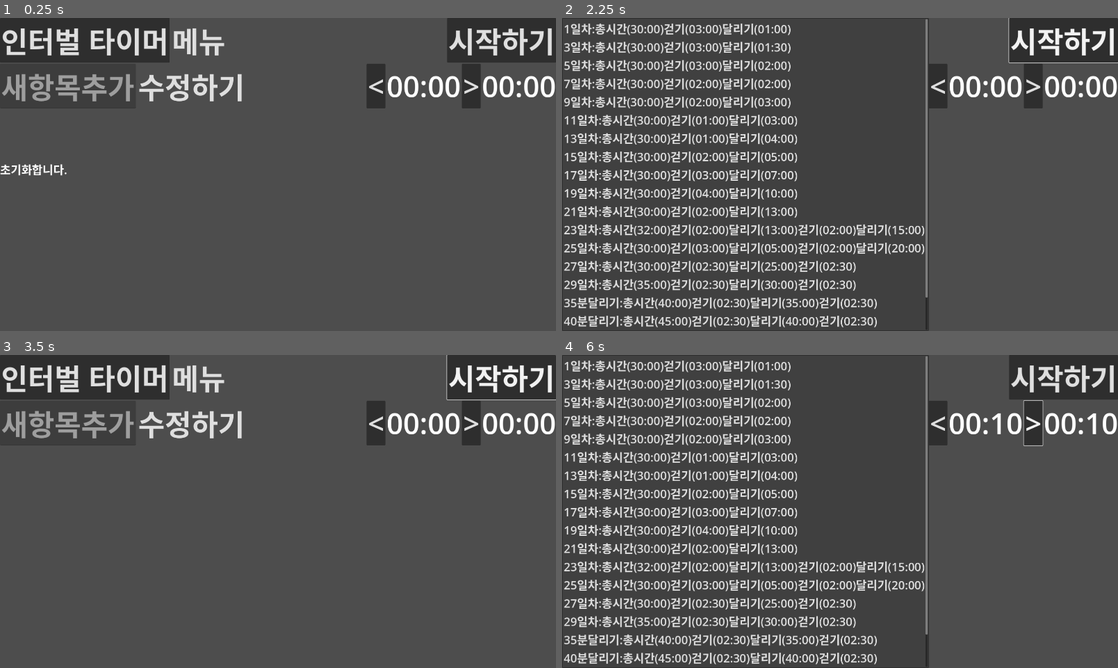
Above: before the commit, frames 1-4 (two rows, left to right).
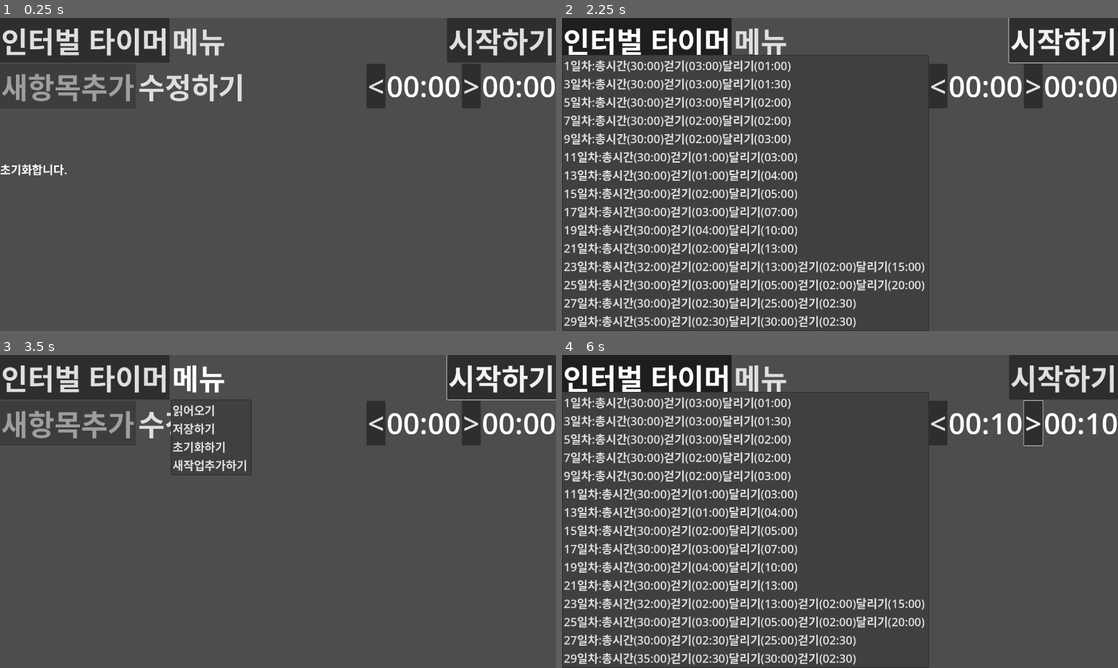
Above: after the commit, the same moments.

Repository: kasworld/maranic
Game: Godot game, scene res://main.tscn
Two runs of this game, one before a commit and one after it. Both use one fixed random seed, a clock stepped at 60 frames per second and the inputs below.
Inputs:
- Up to frame 1 (0.25 s): no input
- Up to frame 2 (2.25 s): click "시작하기" at 0.5 s; click "시작하기" at 1.25 s; click "인터벌 타이머" at 2 s
- Up to frame 3 (3.5 s): click "메뉴" at 2.75 s
- Up to frame 4 (6 s): click "수정하기" at 3.5 s; click "<" at 4.25 s; click ">" at 5 s; click "인터벌 타이머" at 5.75 s

The runs differ from the first frame. In frame 2, 13% of the frame differs, in the area x 0-66%, y 0-99%; in frame 3, 1.4%; in frame 4, 13%.
Error in both runs: Invalid access of index '0' on a base object of type: 'PackedStringArray'. (res://main.gd:5)

Commit message:
code clean

Diff:
--- a/main.tscn
+++ b/main.tscn
@@ -7,9 +7,6 @@
 
 [node name="main" type="Node2D"]
 script = ExtResource("1_qfeat")
-
-[node name="WorkContainer" parent="." instance=ExtResource("2_ongj6")]
-visible = false
 
 [node name="Timer" type="Timer" parent="."]
 
--- a/workdata.gd
+++ b/workdata.gd
@@ -21,10 +21,6 @@
 	[ "25일차", ["총시간",60*30], ["걷기", 60*3  ], ["달리기", 60*5  ], ["걷기", 60*2  ], ["달리기", 60*20 ] ],
 	[ "27일차", ["총시간",60*30], ["걷기", 60*2.5], ["달리기", 60*25 ], ["걷기", 60*2.5] ],
 	[ "29일차", ["총시간",60*35], ["걷기", 60*2.5], ["달리기", 60*30 ], ["걷기", 60*2.5] ],
-	[ "35분달리기", ["총시간",60*40], ["걷기", 60*2.5], ["달리기", 60*35 ], ["걷기", 60*2.5] ],
-	[ "40분달리기", ["총시간",60*45], ["걷기", 60*2.5], ["달리기", 60*40 ], ["걷기", 60*2.5] ],
-	[ "50분달리기", ["총시간",60*55], ["걷기", 60*2.5], ["달리기", 60*50 ], ["걷기", 60*2.5] ],
-	[ "60분달리기", ["총시간",60*65], ["걷기", 60*2.5], ["달리기", 60*60 ], ["걷기", 60*2.5] ],
 ]
 
 func FileExist():
